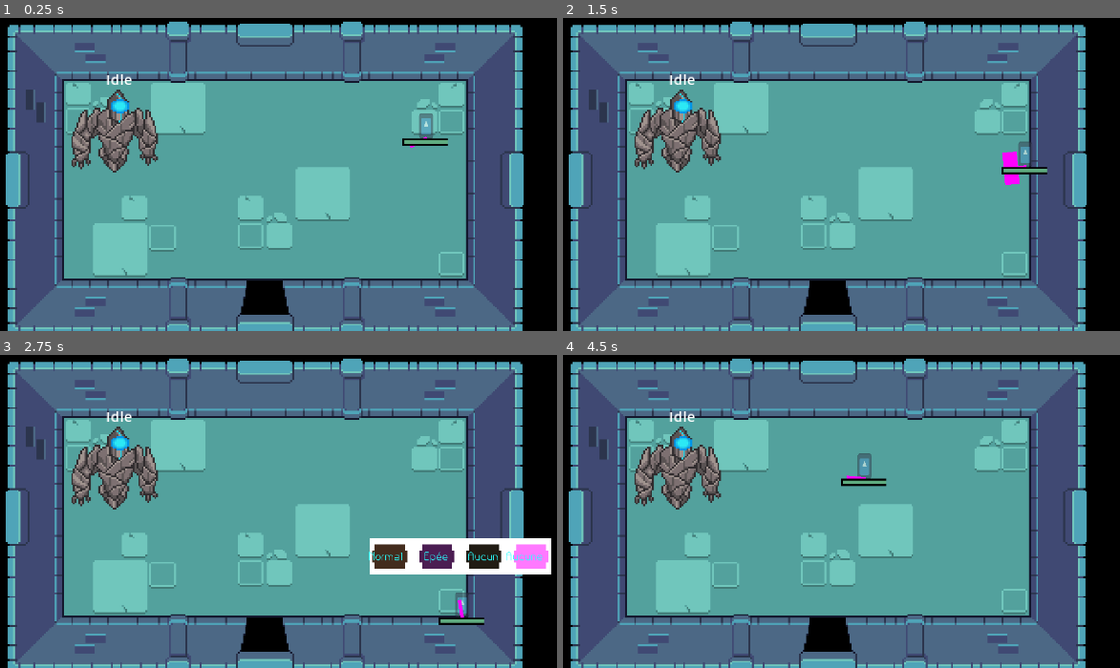
Above: before the commit, frames 1-4 (two rows, left to right).
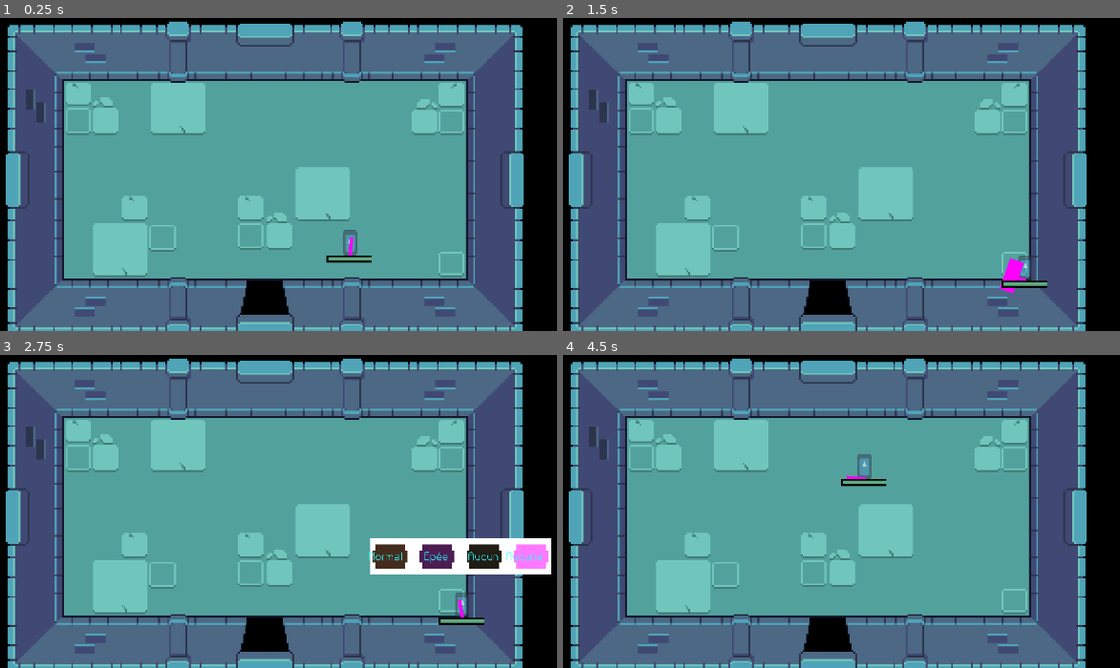
Above: after the commit, the same moments.

Repository: Lmorder2/Game-Jam---Max-Pierre-Arthur-Thomas
Game: Godot game, scene res://room_boss.tscn
Two runs of this game, one before a commit and one after it. Both use one fixed random seed, a clock stepped at 60 frames per second and the inputs below. This scene is started directly instead of the project's main scene. The engine's default icon, where the game draws it, is replaced by a stand-in: a white triangle on a blue panel in a dark square.
Inputs (mouse positions are in pixels of both pictures, inside the frame that each line leads up to):
- Up to frame 1 (0.25 s): no input
- Up to frame 2 (1.5 s): tap Enter at 0.5 s; move the mouse to (1086, 158) at 0.52 s; hold D (right) 0.53-1.28 s; click (1086, 158) at 0.6 s; move the mouse to (769, 190) at 1.27 s; hold S (down) from 1.28 s (still down); click (769, 190) at 1.35 s
- Up to frame 3 (2.75 s): move the mouse to (434, 442) at 2.02 s; release S (down) at 2.03 s; hold D (right) from 2.03 s (still down); hold Alt (alt) from 2.03 s (still down); click (434, 442) at 2.3 s
- Up to frame 4 (4.5 s): move the mouse to (880, 574) at 2.77 s; release D (right) at 2.78 s; release Alt (alt) at 2.78 s; hold Up (up) 2.78-3.53 s; click (880, 574) at 2.85 s; move the mouse to (outside the picture) at 3.52 s; hold A (left) from 3.53 s (still down); click (outside the picture) at 3.6 s; move the mouse to (691, 464) at 4.27 s; tap Alt (alt) at 4.35 s

The runs differ from the first frame. In frame 1, 3.3% of the frame differs, in the area x 12-81%, y 17-79%; in frame 2, 3.5%, in the area x 12-87%, y 17-89%; in frame 3, 2.6%; in frame 4, 2.6%.

Commit message:
supression de golem boss (mauvaise base on vas se perdre)

Diff:
--- a/finite_state_machine.gd
+++ /dev/null
@@ -1,16 +0,0 @@
-extends Node2D
-
-var current_state: State
-var previous_state: State
-
-func _ready():
-	current_state = get_child(0) as State
-	previous_state = current_state
-	current_state.enter()
-
-func change_state(state):
-	current_state = find_child(state) as State
-	current_state.enter()
-
-	previous_state.exit()
-	previous_state = current_state
--- a/follow.gd
+++ /dev/null
@@ -1,16 +0,0 @@
-extends State
-
-func enter():
-	super.enter()
-	owner.set_physics_process(true)
-	animation_player.play("Idle")
-
-func exit():
-	super.exit()
-	owner.set_physics_process(false)
-
-func transition():
-	var distance = owner.direction.length()
-
-	if distance < 30:
-		get_parent().change_state("MeleeAttack")
--- a/golem_boss.gd
+++ /dev/null
@@ -1,34 +0,0 @@
-
-extends CharacterBody2D
-
-@onready var player = get_parent().find_child("Player")
-@onready var sprite = $Sprite2D
-
-var speed = 100
-
-var direction : Vector2
-
-var near_player : bool
-
-func _ready():
-	pass
-
-func _process(_delta):
-	if near_player:
-		direction = player.position - position
-		position += (player.position - position)/speed
-
-		if direction.x < 0:
-			sprite.flip_h = true
-		else:
-			sprite.flip_h = false
-
-func _physics_process(delta):
-	velocity = direction.normalized()
-	move_and_collide(velocity * delta)
-
-
-func _on_player_detection_body_entered(body: Node2D) -> void:
-	print(body.name)
-	if(body.name == "Player"):
-		near_player = true
--- a/golem_boss.tscn
+++ /dev/null
@@ -1,483 +0,0 @@
-[gd_scene load_steps=22 format=3 uid="uid://6rh6s5bknul"]
-
-[ext_resource type="Script" uid="uid://c027l8xbc0jc1" path="res://golem_boss.gd" id="1_e7bep"]
-[ext_resource type="Texture2D" uid="uid://dk0kj6n127wv7" path="res://Mecha-stone Golem 0.1/PNG sheet/Character_sheet.png" id="1_s54pl"]
-[ext_resource type="Texture2D" uid="uid://tephw3hnoob" path="res://Mecha-stone Golem 0.1/weapon PNG/Laser_sheet.png" id="2_cx2hw"]
-[ext_resource type="Script" uid="uid://cm5aituwnmt0r" path="res://finite_state_machine.gd" id="3_cx2hw"]
-[ext_resource type="Script" uid="uid://dw8vwb4h2rll7" path="res://state.gd" id="4_mwilj"]
-[ext_resource type="Script" uid="uid://b17wyho6eo25n" path="res://idle.gd" id="4_t6gaq"]
-[ext_resource type="Script" uid="uid://hknwo8p0qhj2" path="res://follow.gd" id="5_iq77x"]
-
-[sub_resource type="Animation" id="Animation_mwilj"]
-resource_name = "Laser"
-length = 1.87501
-step = 0.125
-tracks/0/type = "value"
-tracks/0/imported = false
-tracks/0/enabled = true
-tracks/0/path = NodePath("Pivot/Sprite2D:frame_coords")
-tracks/0/interp = 1
-tracks/0/loop_wrap = true
-tracks/0/keys = {
-"times": PackedFloat32Array(0, 0.125, 0.25, 0.375, 0.5, 0.625, 0.75, 0.875, 1, 1.125, 1.25, 1.375, 1.5, 1.625, 1.75),
-"transitions": PackedFloat32Array(1, 1, 1, 1, 1, 1, 1, 1, 1, 1, 1, 1, 1, 1, 1),
-"update": 1,
-"values": [Vector2i(0, 0), Vector2i(0, 1), Vector2i(0, 2), Vector2i(0, 3), Vector2i(0, 4), Vector2i(0, 5), Vector2i(0, 6), Vector2i(0, 7), Vector2i(0, 8), Vector2i(0, 9), Vector2i(0, 10), Vector2i(0, 11), Vector2i(0, 12), Vector2i(0, 13), Vector2i(0, 14)]
-}
-tracks/1/type = "value"
-tracks/1/imported = false
-tracks/1/enabled = true
-tracks/1/path = NodePath("Pivot/Sprite2D:frame")
-tracks/1/interp = 1
-tracks/1/loop_wrap = true
-tracks/1/keys = {
-"times": PackedFloat32Array(0),
-"transitions": PackedFloat32Array(1),
-"update": 1,
-"values": [0]
-}
-
-[sub_resource type="Animation" id="Animation_t6gaq"]
-length = 0.001
-tracks/0/type = "value"
-tracks/0/imported = false
-tracks/0/enabled = true
-tracks/0/path = NodePath("Pivot/Sprite2D:frame_coords")
-tracks/0/interp = 1
-tracks/0/loop_wrap = true
-tracks/0/keys = {
-"times": PackedFloat32Array(0),
-"transitions": PackedFloat32Array(1),
-"update": 1,
-"values": [Vector2i(0, 0)]
-}
-tracks/1/type = "value"
-tracks/1/imported = false
-tracks/1/enabled = true
-tracks/1/path = NodePath("Sprite2D:frame")
-tracks/1/interp = 1
-tracks/1/loop_wrap = true
-tracks/1/keys = {
-"times": PackedFloat32Array(0),
-"transitions": PackedFloat32Array(1),
-"update": 1,
-"values": [0]
-}
-tracks/2/type = "value"
-tracks/2/imported = false
-tracks/2/enabled = true
-tracks/2/path = NodePath("Sprite2D:frame_coords")
-tracks/2/interp = 1
-tracks/2/loop_wrap = true
-tracks/2/keys = {
-"times": PackedFloat32Array(0),
-"transitions": PackedFloat32Array(1),
-"update": 1,
-"values": [Vector2i(0, 2)]
-}
-tracks/3/type = "value"
-tracks/3/imported = false
-tracks/3/enabled = true
-tracks/3/path = NodePath("UI/Label:self_modulate")
-tracks/3/interp = 1
-tracks/3/loop_wrap = true
-tracks/3/keys = {
-"times": PackedFloat32Array(0),
-"transitions": PackedFloat32Array(1),
-"update": 0,
-"values": [Color(1, 1, 1, 0)]
-}
-tracks/4/type = "value"
-tracks/4/imported = false
-tracks/4/enabled = true
-tracks/4/path = NodePath("Pivot/Sprite2D:frame")
-tracks/4/interp = 1
-tracks/4/loop_wrap = true
-tracks/4/keys = {
-"times": PackedFloat32Array(0),
-"transitions": PackedFloat32Array(1),
-"update": 1,
-"values": [0]
-}
-
-[sub_resource type="Animation" id="Animation_iq77x"]
-resource_name = "Idle"
-length = 0.500013
-loop_mode = 1
-step = 0.125
-tracks/0/type = "value"
-tracks/0/imported = false
-tracks/0/enabled = true
-tracks/0/path = NodePath("Sprite2D:frame")
-tracks/0/interp = 1
-tracks/0/loop_wrap = true
-tracks/0/keys = {
-"times": PackedFloat32Array(0, 0.125, 0.25, 0.375),
-"transitions": PackedFloat32Array(1, 1, 1, 1),
-"update": 1,
-"values": [0, 1, 2, 3]
-}
-tracks/1/type = "value"
-tracks/1/imported = false
-tracks/1/enabled = true
-tracks/1/path = NodePath("Pivot/Sprite2D:frame")
-tracks/1/interp = 1
-tracks/1/loop_wrap = true
-tracks/1/keys = {
-"times": PackedFloat32Array(0),
-"transitions": PackedFloat32Array(1),
-"update": 1,
-"values": [0]
-}
-
-[sub_resource type="Animation" id="Animation_e7bep"]
-resource_name = "Glowing"
-step = 0.125
-tracks/0/type = "value"
-tracks/0/imported = false
-tracks/0/enabled = true
-tracks/0/path = NodePath("Sprite2D:frame")
-tracks/0/interp = 1
-tracks/0/loop_wrap = true
-tracks/0/keys = {
-"times": PackedFloat32Array(0, 0.125, 0.25, 0.375, 0.5, 0.625, 0.75, 0.875),
-"transitions": PackedFloat32Array(1, 1, 1, 1, 1, 1, 1, 1),
-"update": 1,
-"values": [10, 11, 12, 13, 14, 15, 16, 17]
-}
-tracks/1/type = "value"
-tracks/1/imported = false
-tracks/1/enabled = true
-tracks/1/path = NodePath("Pivot/Sprite2D:frame")
-tracks/1/interp = 1
-tracks/1/loop_wrap = true
-tracks/1/keys = {
-"times": PackedFloat32Array(0),
-"transitions": PackedFloat32Array(1),
-"update": 1,
-"values": [0]
-}
-
-[sub_resource type="Animation" id="Animation_u8b2w"]
-resource_name = "range attack"
-length = 1.12501
-step = 0.125
-tracks/0/type = "value"
-tracks/0/imported = false
-tracks/0/enabled = true
-tracks/0/path = NodePath("Sprite2D:frame_coords")
-tracks/0/interp = 1
-tracks/0/loop_wrap = true
-tracks/0/keys = {
-"times": PackedFloat32Array(0, 0.125, 0.25, 0.375, 0.5, 0.625, 0.75, 0.875, 1),
-"transitions": PackedFloat32Array(1, 1, 1, 1, 1, 1, 1, 1, 1),
-"update": 1,
-"values": [Vector2i(0, 2), Vector2i(1, 2), Vector2i(2, 2), Vector2i(3, 2), Vector2i(4, 2), Vector2i(5, 2), Vector2i(6, 2), Vector2i(7, 2), Vector2i(8, 2)]
-}
-tracks/1/type = "value"
-tracks/1/imported = false
-tracks/1/enabled = true
-tracks/1/path = NodePath("Pivot/Sprite2D:frame")
-tracks/1/interp = 1
-tracks/1/loop_wrap = true
-tracks/1/keys = {
-"times": PackedFloat32Array(0),
-"transitions": PackedFloat32Array(1),
-"update": 1,
-"values": [0]
-}
-
-[sub_resource type="Animation" id="Animation_p6t1k"]
-resource_name = "Block"
-step = 0.125
-tracks/0/type = "value"
-tracks/0/imported = false
-tracks/0/enabled = true
-tracks/0/path = NodePath("Sprite2D:frame_coords")
-tracks/0/interp = 1
-tracks/0/loop_wrap = true
-tracks/0/keys = {
-"times": PackedFloat32Array(0, 0.125, 0.25, 0.375, 0.5, 0.625, 0.75, 0.875),
-"transitions": PackedFloat32Array(1, 1, 1, 1, 1, 1, 1, 1),
-"update": 1,
-"values": [Vector2i(0, 3), Vector2i(1, 3), Vector2i(2, 3), Vector2i(3, 3), Vector2i(4, 3), Vector2i(5, 3), Vector2i(6, 3), Vector2i(7, 3)]
-}
-tracks/1/type = "value"
-tracks/1/imported = false
-tracks/1/enabled = true
-tracks/1/path = NodePath("Pivot/Sprite2D:frame")
-tracks/1/interp = 1
-tracks/1/loop_wrap = true
-tracks/1/keys = {
-"times": PackedFloat32Array(0),
-"transitions": PackedFloat32Array(1),
-"update": 1,
-"values": [0]
-}
-
-[sub_resource type="Animation" id="Animation_0garv"]
-resource_name = "Melee_attack"
-length = 0.875013
-loop_mode = 1
-step = 0.125
-tracks/0/type = "value"
-tracks/0/imported = false
-tracks/0/enabled = true
-tracks/0/path = NodePath("Sprite2D:frame_coords")
-tracks/0/interp = 1
-tracks/0/loop_wrap = true
-tracks/0/keys = {
-"times": PackedFloat32Array(0, 0.125, 0.25, 0.375, 0.5, 0.625, 0.75, 0.875),
-"transitions": PackedFloat32Array(1, 1, 1, 1, 1, 1, 1, 1),
-"update": 1,
-"values": [Vector2i(0, 4), Vector2i(1, 4), Vector2i(2, 4), Vector2i(3, 4), Vector2i(4, 4), Vector2i(5, 4), Vector2i(6, 4), Vector2i(7, 4)]
-}
-
-[sub_resource type="Animation" id="Animation_8s186"]
-resource_name = "Laser_cast"
-length = 0.875013
-step = 0.125
-tracks/0/type = "value"
-tracks/0/imported = false
-tracks/0/enabled = true
-tracks/0/path = NodePath("Sprite2D:frame_coords")
-tracks/0/interp = 1
-tracks/0/loop_wrap = true
-tracks/0/keys = {
-"times": PackedFloat32Array(0, 0.125, 0.25, 0.375, 0.5, 0.625, 0.75),
-"transitions": PackedFloat32Array(1, 1, 1, 1, 1, 1, 1),
-"update": 1,
-"values": [Vector2i(0, 5), Vector2i(1, 5), Vector2i(2, 5), Vector2i(3, 5), Vector2i(4, 5), Vector2i(5, 5), Vector2i(6, 5)]
-}
-tracks/1/type = "value"
-tracks/1/imported = false
-tracks/1/enabled = true
-tracks/1/path = NodePath("Pivot/Sprite2D:frame")
-tracks/1/interp = 1
-tracks/1/loop_wrap = true
-tracks/1/keys = {
-"times": PackedFloat32Array(0),
-"transitions": PackedFloat32Array(1),
-"update": 1,
-"values": [0]
-}
-
-[sub_resource type="Animation" id="Animation_iit6d"]
-resource_name = "Armor_buff"
-length = 1.25001
-step = 0.125
-tracks/0/type = "value"
-tracks/0/imported = false
-tracks/0/enabled = true
-tracks/0/path = NodePath("Sprite2D:frame_coords")
-tracks/0/interp = 1
-tracks/0/loop_wrap = true
-tracks/0/keys = {
-"times": PackedFloat32Array(0, 0.125, 0.25, 0.375, 0.5, 0.625, 0.75, 0.875, 1, 1.125),
-"transitions": PackedFloat32Array(1, 1, 1, 1, 1, 1, 1, 1, 1, 1),
-"update": 1,
-"values": [Vector2i(0, 6), Vector2i(1, 6), Vector2i(2, 6), Vector2i(3, 6), Vector2i(4, 6), Vector2i(5, 6), Vector2i(6, 6), Vector2i(7, 6), Vector2i(8, 6), Vector2i(9, 6)]
-}
-tracks/1/type = "value"
-tracks/1/imported = false
-tracks/1/enabled = true
-tracks/1/path = NodePath("Pivot/Sprite2D:frame")
-tracks/1/interp = 1
-tracks/1/loop_wrap = true
-tracks/1/keys = {
-"times": PackedFloat32Array(0),
-"transitions": PackedFloat32Array(1),
-"update": 1,
-"values": [0]
-}
-
-[sub_resource type="Animation" id="Animation_bsmvf"]
-resource_name = "Death"
-length = 1.75001
-step = 0.125
-tracks/0/type = "value"
-tracks/0/imported = false
-tracks/0/enabled = true
-tracks/0/path = NodePath("Sprite2D:frame_coords")
-tracks/0/interp = 1
-tracks/0/loop_wrap = true
-tracks/0/keys = {
-"times": PackedFloat32Array(0, 0.125, 0.25, 0.375, 0.5, 0.625, 0.75, 0.875, 1, 1.125, 1.25, 1.375, 1.5, 1.625, 1.75),
-"transitions": PackedFloat32Array(1, 1, 1, 1, 1, 1, 1, 1, 1, 1, 1, 1, 1, 1, 1),
-"update": 1,
-"values": [Vector2i(0, 7), Vector2i(1, 7), Vector2i(2, 7), Vector2i(3, 7), Vector2i(4, 7), Vector2i(5, 7), Vector2i(6, 7), Vector2i(7, 7), Vector2i(8, 7), Vector2i(9, 7), Vector2i(0, 8), Vector2i(1, 8), Vector2i(2, 8), Vector2i(3, 8), Vector2i(4, 8)]
-}
-tracks/1/type = "value"
-tracks/1/imported = false
-tracks/1/enabled = true
-tracks/1/path = NodePath("Pivot/Sprite2D:frame")
-tracks/1/interp = 1
-tracks/1/loop_wrap = true
-tracks/1/keys = {
-"times": PackedFloat32Array(0),
-"transitions": PackedFloat32Array(1),
-"update": 1,
-"values": [0]
-}
-
-[sub_resource type="Animation" id="Animation_sh10o"]
-resource_name = "Boss_slained"
-length = 0.2
-step = 0.1
-tracks/0/type = "value"
-tracks/0/imported = false
-tracks/0/enabled = true
-tracks/0/path = NodePath("UI/Label:self_modulate")
-tracks/0/interp = 1
-tracks/0/loop_wrap = true
-tracks/0/keys = {
-"times": PackedFloat32Array(0, 0.060199, 0.140884, 0.2),
-"transitions": PackedFloat32Array(1, 1, 1, 1),
-"update": 0,
-"values": [Color(1, 1, 1, 0), Color(1, 1, 1, 1), Color(1, 1, 1, 1), Color(1, 1, 1, 0)]
-}
-tracks/1/type = "value"
-tracks/1/imported = false
-tracks/1/enabled = true
-tracks/1/path = NodePath("Pivot/Sprite2D:frame")
-tracks/1/interp = 1
-tracks/1/loop_wrap = true
-tracks/1/keys = {
-"times": PackedFloat32Array(0),
-"transitions": PackedFloat32Array(1),
-"update": 1,
-"values": [1]
-}
-
-[sub_resource type="AnimationLibrary" id="AnimationLibrary_bsmvf"]
-_data = {
-&"Armor_buff": SubResource("Animation_iit6d"),
-&"Block": SubResource("Animation_p6t1k"),
-&"Boss_slained": SubResource("Animation_sh10o"),
-&"Death": SubResource("Animation_bsmvf"),
-&"Glowing": SubResource("Animation_e7bep"),
-&"Idle": SubResource("Animation_iq77x"),
-&"Laser": SubResource("Animation_mwilj"),
-&"Laser_cast": SubResource("Animation_8s186"),
-&"Melee_attack": SubResource("Animation_0garv"),
-&"RESET": SubResource("Animation_t6gaq"),
-&"range attack": SubResource("Animation_u8b2w")
-}
-
-[sub_resource type="CapsuleShape2D" id="CapsuleShape2D_r6rv5"]
-radius = 15.0
-height = 44.0
-
-[sub_resource type="CircleShape2D" id="CircleShape2D_expvq"]
-radius = 100.0
-
-[node name="GolemBoss" type="CharacterBody2D"]
-collision_layer = 2
-collision_mask = 0
-script = ExtResource("1_e7bep")
-
-[node name="Sprite2D" type="Sprite2D" parent="."]
-texture = ExtResource("1_s54pl")
-hframes = 10
-vframes = 10
-frame = 20
-
-[node name="Pivot" type="Node2D" parent="."]
-position = Vector2(2, -17)
-
-[node name="Sprite2D" type="Sprite2D" parent="Pivot"]
-position = Vector2(98, 17)
-texture = ExtResource("2_cx2hw")
-vframes = 15
-
-[node name="AnimationPlayer" type="AnimationPlayer" parent="."]
-libraries = {
-&"": SubResource("AnimationLibrary_bsmvf")
-}
-autoplay = "Boss_slained"
-
-[node name="UI" type="CanvasLayer" parent="."]
-
-[node name="ProgressBar" type="ProgressBar" parent="UI"]
-visible = false
-custom_minimum_size = Vector2(200, 0)
-anchors_preset = 7
-anchor_left = 0.5
-anchor_top = 1.0
-anchor_right = 0.5
-anchor_bottom = 1.0
-offset_left = -2.0
-offset_top = -27.0
-offset_right = 2.0
-grow_horizontal = 2
-grow_vertical = 0
-size_flags_vertical = 4
-value = 100.0
-
-[node name="Label" type="Label" parent="UI/ProgressBar"]
-layout_mode = 0
-offset_left = 3.0
-offset_top = -11.0
-offset_right = 94.0
-offset_bottom = 12.0
-theme_override_font_sizes/font_size = 9
-text = "Stone Golem"
-horizontal_alignment = 1
-vertical_alignment = 1
-
-[node name="Label" type="Label" parent="UI"]
-self_modulate = Color(1, 1, 1, 0)
-offset_left = 151.0
-offset_top = 80.0
-offset_right = 247.0
-offset_bottom = 103.0
-text = "Boss slained"
-
-[node name="debug" type="Label" parent="."]
-offset_left = -23.0
-offset_top = -43.0
-offset_right = 26.0
-offset_bottom = -20.0
-theme_override_font_sizes/font_size = 8
-text = "debug"
-horizontal_alignment = 1
-vertical_alignment = 1
-
-[node name="CollisionShape2D" type="CollisionShape2D" parent="."]
-position = Vector2(0, -3)
-shape = SubResource("CapsuleShape2D_r6rv5")
-
-[node name="PlayerDetection" type="Area2D" parent="."]
-collision_mask = 2
-
-[node name="CollisionShape2D" type="CollisionShape2D" parent="PlayerDetection"]
-shape = SubResource("CircleShape2D_expvq")
-
-[node name="FiniteStateMachine" type="Node2D" parent="."]
-script = ExtResource("3_cx2hw")
-
-[node name="Idle" type="Node2D" parent="FiniteStateMachine"]
-script = ExtResource("4_t6gaq")
-
-[node name="Follow" type="Node2D" parent="FiniteStateMachine"]
-script = ExtResource("5_iq77x")
-
-[node name="MeleeAttack" type="Node2D" parent="FiniteStateMachine"]
-script = ExtResource("4_mwilj")
-
-[node name="HominMissile" type="Node2D" parent="FiniteStateMachine"]
-script = ExtResource("4_mwilj")
-
-[node name="LaserBeam" type="Node2D" parent="FiniteStateMachine"]
-script = ExtResource("4_mwilj")
-
-[node name="ArmorBuff" type="Node2D" parent="FiniteStateMachine"]
-script = ExtResource("4_mwilj")
-
-[node name="Dash" type="Node2D" parent="FiniteStateMachine"]
-script = ExtResource("4_mwilj")
-
-[node name="Death" type="Node2D" parent="FiniteStateMachine"]
-script = ExtResource("4_mwilj")
-
-[connection signal="body_entered" from="PlayerDetection" to="." method="_on_player_detection_body_entered"]
--- a/idle.gd
+++ /dev/null
@@ -1,17 +0,0 @@
-extends State
-
-@onready var collision = $"../../PlayerDetection/CollisionShape2D"
-@onready var progress_bar = owner.find_child("ProgressBar")
-
-var player_entered: bool = false:
-	set(value):
-		player_entered = value
-		collision.set_deferred("disabled", value)
-		progress_bar.set_deferred("visible",value)
-
-func transition():
-	if player_entered:
-		get_parent().change_state("Follow")
-
-func _on_player_detection_body_entered(body):
-	player_entered = true
--- a/room_boss.tscn
+++ b/room_boss.tscn
@@ -1,10 +1,9 @@
-[gd_scene load_steps=9 format=3 uid="uid://p6sftspc5d67"]
+[gd_scene load_steps=8 format=3 uid="uid://p6sftspc5d67"]
 
 [ext_resource type="Script" uid="uid://3d34kkpadtkr" path="res://room_all.gd" id="1_avka1"]
 [ext_resource type="Texture2D" uid="uid://dnon74iy080fq" path="res://dungeon_rooms/bottom.png" id="2_p0ly0"]
 [ext_resource type="Texture2D" uid="uid://bkx2epnt5ymb7" path="res://dungeon_rooms/basic_dungeon_room.png" id="3_x5hb5"]
 [ext_resource type="PackedScene" uid="uid://cqfaktsu0eir" path="res://door.tscn" id="4_lmeir"]
-[ext_resource type="PackedScene" uid="uid://6rh6s5bknul" path="res://golem_boss.tscn" id="5_p0ly0"]
 [ext_resource type="PackedScene" uid="uid://c43gvymefayp4" path="res://player.tscn" id="6_x5hb5"]
 
 [sub_resource type="RectangleShape2D" id="RectangleShape2D_ecl6m"]
@@ -61,11 +60,8 @@
 [node name="CollisionShape2D" type="CollisionShape2D" parent="DoorDown"]
 shape = SubResource("RectangleShape2D_6yqxi")
 
-[node name="GolemBoss" parent="." instance=ExtResource("5_p0ly0")]
-position = Vector2(78, 66)
-
 [node name="Player" parent="." instance=ExtResource("6_x5hb5")]
-position = Vector2(249, 67)
+position = Vector2(207, 132)
 
 [connection signal="body_entered" from="PlayerDetector" to="." method="_on_player_detector_body_entered"]
 
Binary file removed: Mecha-stone Golem 0.1/ASE files/Character.aseprite
Binary file removed: Mecha-stone Golem 0.1/ASE files/arm_projectile_glowing.ase
Binary file removed: Mecha-stone Golem 0.1/ASE files/flatten_character.aseprite
Binary file removed: Mecha-stone Golem 0.1/ASE files/laser.ase
Binary file removed: Mecha-stone Golem 0.1/ASE files/layered_character.aseprite
Binary file removed: Mecha-stone Golem 0.1/PNG sheet/Character_sheet.png
Not shown, removed: Mecha-stone Golem 0.1/PNG sheet/Character_sheet.png.import
Binary file removed: Mecha-stone Golem 0.1/weapon PNG/Laser_sheet.png
Not shown, removed: Mecha-stone Golem 0.1/weapon PNG/Laser_sheet.png.import
Binary file removed: Mecha-stone Golem 0.1/weapon PNG/arm_projectile.png
Not shown, removed: Mecha-stone Golem 0.1/weapon PNG/arm_projectile.png.import
Binary file removed: Mecha-stone Golem 0.1/weapon PNG/arm_projectile_glowing.png
(and 8 more such lines)
